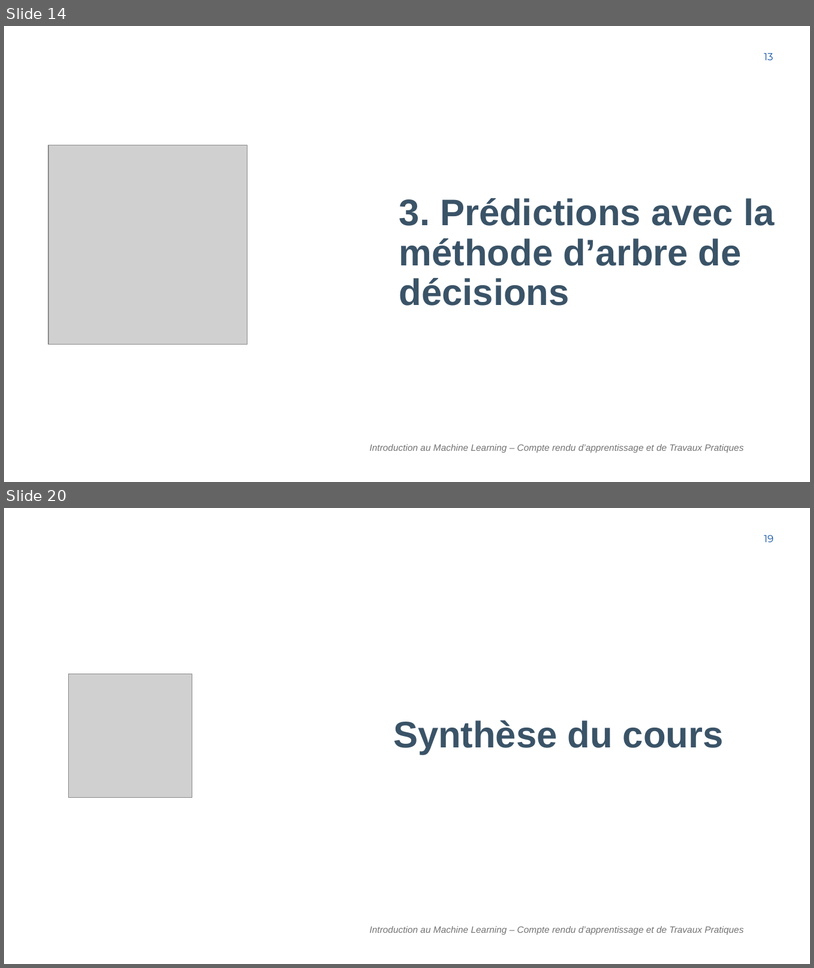
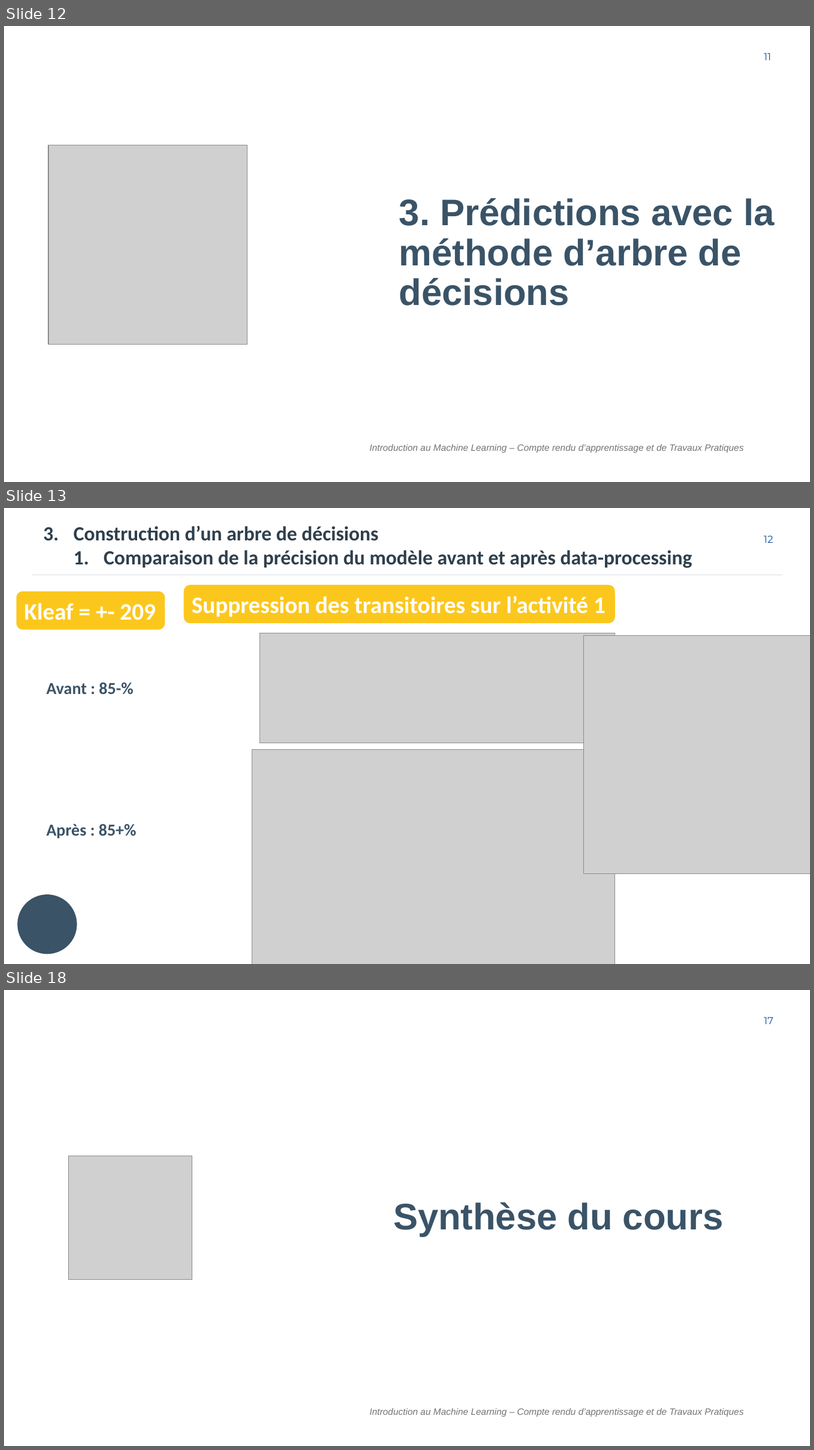
Before and after one commit to will-afs/IML, a slide deck: doc/Rapport.pptx. Shown one above the other, each under a label of ours: slides 14 and 20 before the commit, slides 12, 13 and 18 after it; the slides between them are not shown. The pictures are 814x968 and 814x1450 pixels, drawn with LibreOffice and Linux fonts; fonts in the diff are those of the drawing; grey boxes stand for pictures; background and template pictures are left out. Boxes give left, top, right and bottom in pixels: in the first picture for what was removed or moved away, otherwise in the second. Text is boxed around its words. In the diff, an @@ line names an element or a change of style, - is before the commit and + after.

```diff
--- a/doc/Rapport.pptx
+++ b/doc/Rapport.pptx
@@ slide 13 added at (4,508,810,964), background #FFFFFF @@
@@ text added at (74,525,693,568), 24 pt, text #2F3F4C, bold @@
+3. Construction d’un arbre de décisions
+  1. Comparaison de la précision du modèle avant et après data-processing
@@ page number added at (764,536,774,543), 11.9 pt, text #1050A3 @@
+12
@@ line added from (32, 575) to (783, 575), #002060 0.5 pt @@
@@ rounded rectangle added at (16,591,165,630), fill #FCC71D, 28 pt, text #FFFFFF, bold @@
+Kleaf = +- 209
@@ rounded rectangle added at (183,585,615,623), fill #FCC71D, 28 pt, text #FFFFFF, bold @@
+Suppression des transitoires sur l’activité 1
@@ picture added at (260,633,615,743) @@
@@ picture added at (584,636,810,875) @@
@@ text added at (47,682,133,695), 20 pt, text #3A5367, bold @@
+Avant : 85-%
@@ picture added at (252,750,615,964) @@
@@ text added at (47,824,137,839), 20 pt, text #3A5367, bold @@
+Après : 85+%
@@ ellipse added at (17,894,77,954), fill #3A5367 @@
@@ what was slide 14 is now slide 12 @@
@@ page number at (764,53,771,60): text changed @@
-13
+11
@@ what was slide 20 is now slide 18 @@
@@ page number at (764,1017,774,1024): text changed @@
-19
+17
```
Also in this commit, not shown: 12 slides changed, 6 other slides added, 6 slides removed, 26 other files.
